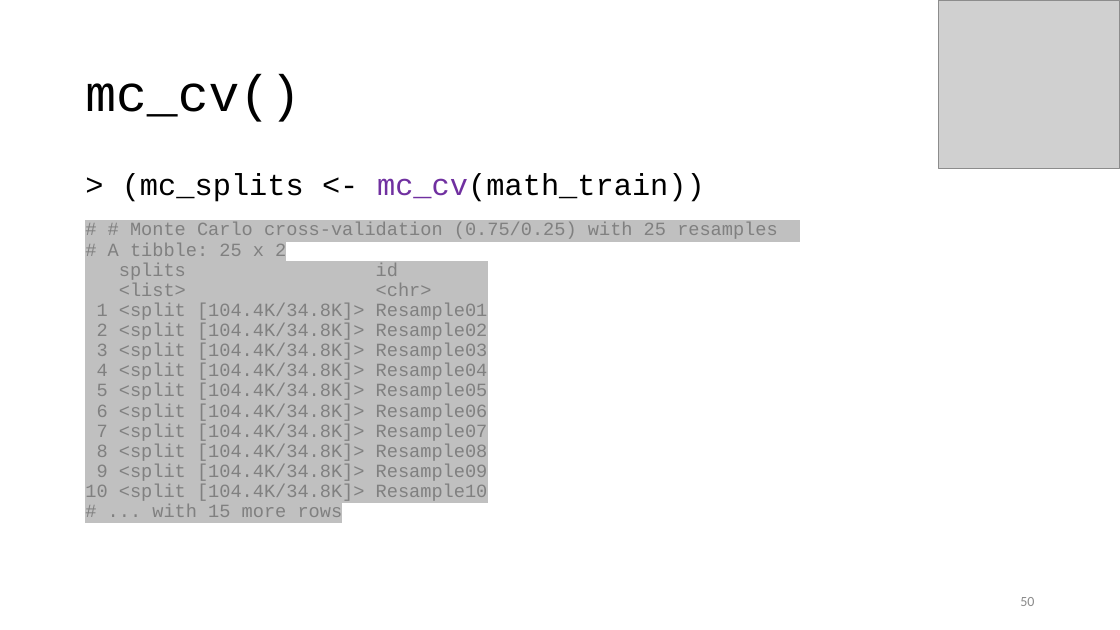
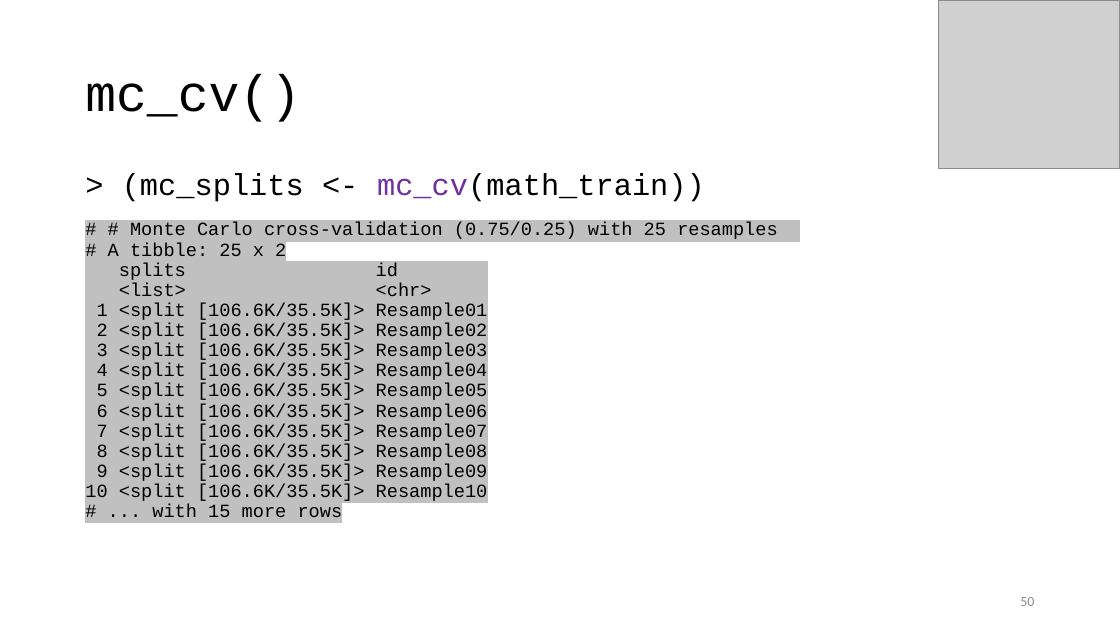
Before and after one commit to karlenaochoa/c4-ml-2020, a slide deck: slide 50 of slides/w2p1-bias-variance-resampling/w2p1.pptx. Drawn at 1120x630 pixels with LibreOffice and Linux fonts; fonts in the diff are those of the drawing; grey boxes stand for pictures. Boxes give left, top, right and bottom in pixels: in the first picture for what was removed or moved away, otherwise in the second. Text is boxed around its words. In the diff, an @@ line names an element or a change of style, - is before the commit and + after.

```diff
--- a/slides/w2p1-bias-variance-resampling/w2p1.pptx
+++ b/slides/w2p1-bias-variance-resampling/w2p1.pptx
@@ text at (108, 222, 778, 523): text colour #808080 to #000000 in "# # Monte Carlo cross-validation (0.75/0.25) with ...", "# A tibble: 25 x 2", "splits id", "<list> <chr>" and 1 more places @@
@@ text at (85, 303, 488, 501): text changed; text colour #808080 to #000000 @@
-1 <split [104.4K/34.8K]> Resample01
-2 <split [104.4K/34.8K]> Resample02
-3 <split [104.4K/34.8K]> Resample03
-4 <split [104.4K/34.8K]> Resample04
-5 <split [104.4K/34.8K]> Resample05
-6 <split [104.4K/34.8K]> Resample06
-7 <split [104.4K/34.8K]> Resample07
-8 <split [104.4K/34.8K]> Resample08
-9 <split [104.4K/34.8K]> Resample09
-10 <split [104.4K/34.8K]> Resample10
+1 <split [106.6K/35.5K]> Resample01
+2 <split [106.6K/35.5K]> Resample02
+3 <split [106.6K/35.5K]> Resample03
+4 <split [106.6K/35.5K]> Resample04
+5 <split [106.6K/35.5K]> Resample05
+6 <split [106.6K/35.5K]> Resample06
+7 <split [106.6K/35.5K]> Resample07
+8 <split [106.6K/35.5K]> Resample08
+9 <split [106.6K/35.5K]> Resample09
+10 <split [106.6K/35.5K]> Resample10
```
Also in this commit, not shown: 5 other slides changed, 2 other files.
